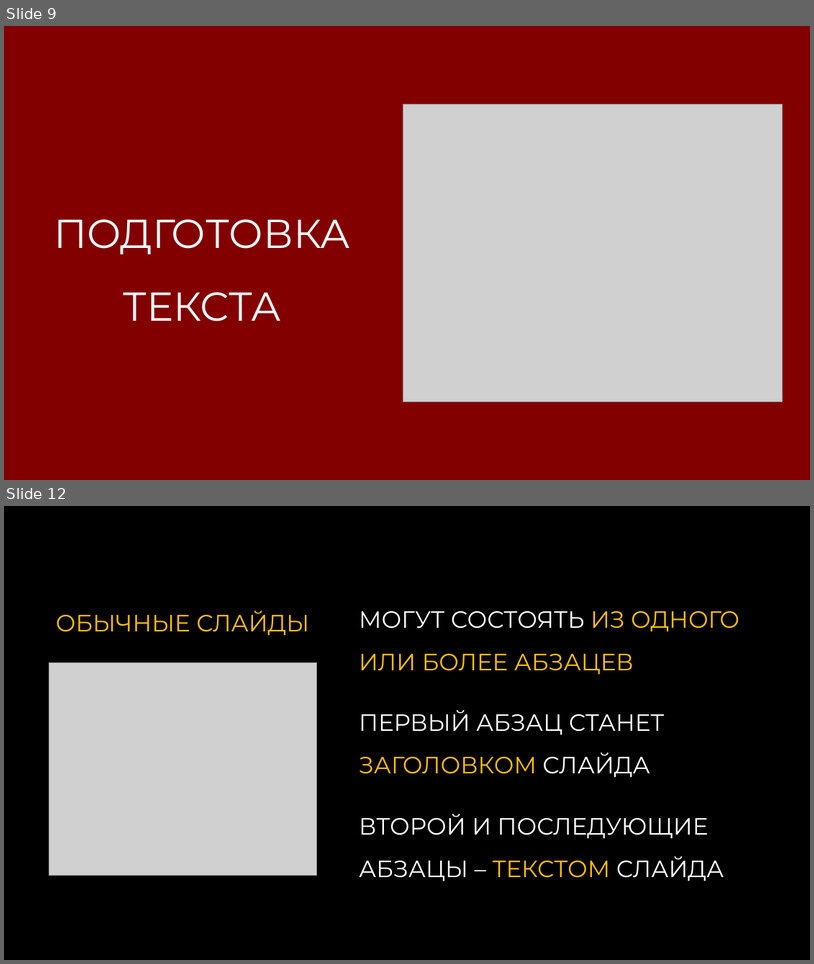
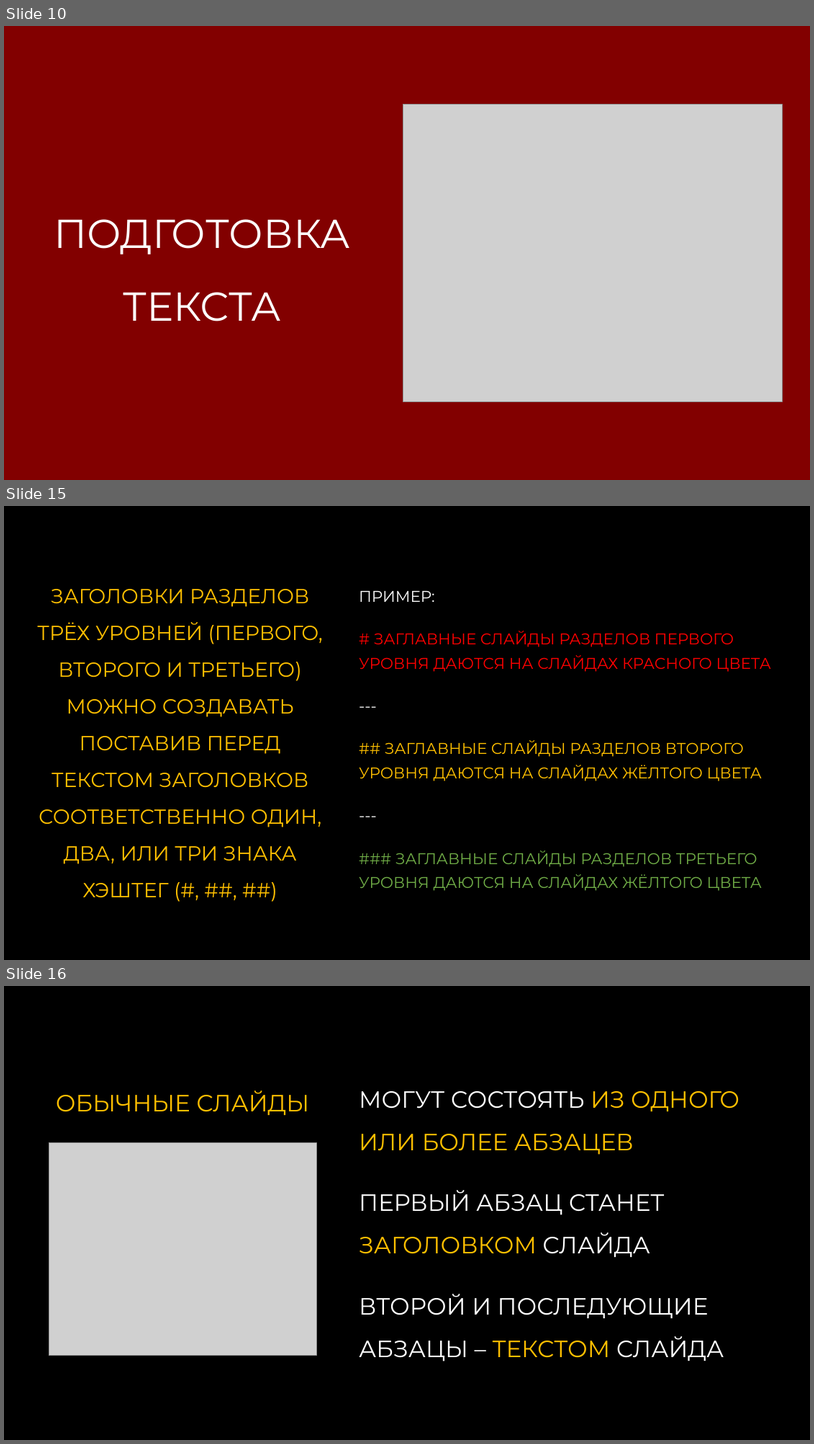
Before and after one commit to sirilgiz/alekseev, a slide deck: PowerPoint/Создание презентации по тексту/МАКРОС СОЗДАНИЕ ПРЕЗЕНТАЦИЙ ПО ТЕКСТУ v.2.pptm. Shown one above the other, each under a label of ours: slides 9 and 12 before the commit, slides 10, 15 and 16 after it; the slides between them are not shown. The pictures are 814x964 and 814x1444 pixels, drawn with LibreOffice and Linux fonts; fonts in the diff are those of the drawing; grey boxes stand for pictures. Boxes give left, top, right and bottom in pixels: in the first picture for what was removed or moved away, otherwise in the second. Text is boxed around its words. In the diff, an @@ line names an element or a change of style, - is before the commit and + after.

```diff
--- a/PowerPoint/Создание презентации по тексту/МАКРОС СОЗДАНИЕ ПРЕЗЕНТАЦИЙ ПО ТЕКСТУ v.2.pptm
+++ b/PowerPoint/Создание презентации по тексту/МАКРОС СОЗДАНИЕ ПРЕЗЕНТАЦИЙ ПО ТЕКСТУ v.2.pptm
@@ slide 15 added at (4,506,810,960), background #000000 @@
@@ title added at (37,589,323,897), 24.3 pt, text #FFC000 @@
+ЗАГОЛОВКИ РАЗДЕЛОВ ТРЁХ УРОВНЕЙ (ПЕРВОГО, ВТОРОГО И ТРЕТЬЕГО) МОЖНО СОЗДАВАТЬ ПОСТАВИВ ПЕРЕД ТЕКСТОМ ЗАГОЛОВКОВ СООТВЕТСТВЕННО ОДИН, ДВА, ИЛИ ТРИ ЗНАКА ХЭШТЕГ (#, ##, ##)
@@ text added at (359,591,772,890), 18.5 pt, text #70AD47 @@
+ПРИМЕР:
+# ЗАГЛАВНЫЕ СЛАЙДЫ РАЗДЕЛОВ ПЕРВОГО УРОВНЯ ДАЮТСЯ НА СЛАЙДАХ КРАСНОГО ЦВЕТА
+---
+## ЗАГЛАВНЫЕ СЛАЙДЫ РАЗДЕЛОВ ВТОРОГО УРОВНЯ ДАЮТСЯ НА СЛАЙДАХ ЖЁЛТОГО ЦВЕТА
+---
+### ЗАГЛАВНЫЕ СЛАЙДЫ РАЗДЕЛОВ ТРЕТЬЕГО УРОВНЯ ДАЮТСЯ НА СЛАЙДАХ ЖЁЛТОГО ЦВЕТА
@@ what was slide 9 is now slide 10 @@
@@ what was slide 12 is now slide 16 @@
```
Also in this commit, not shown: 11 slides changed, 4 other slides added, 1 other file.
